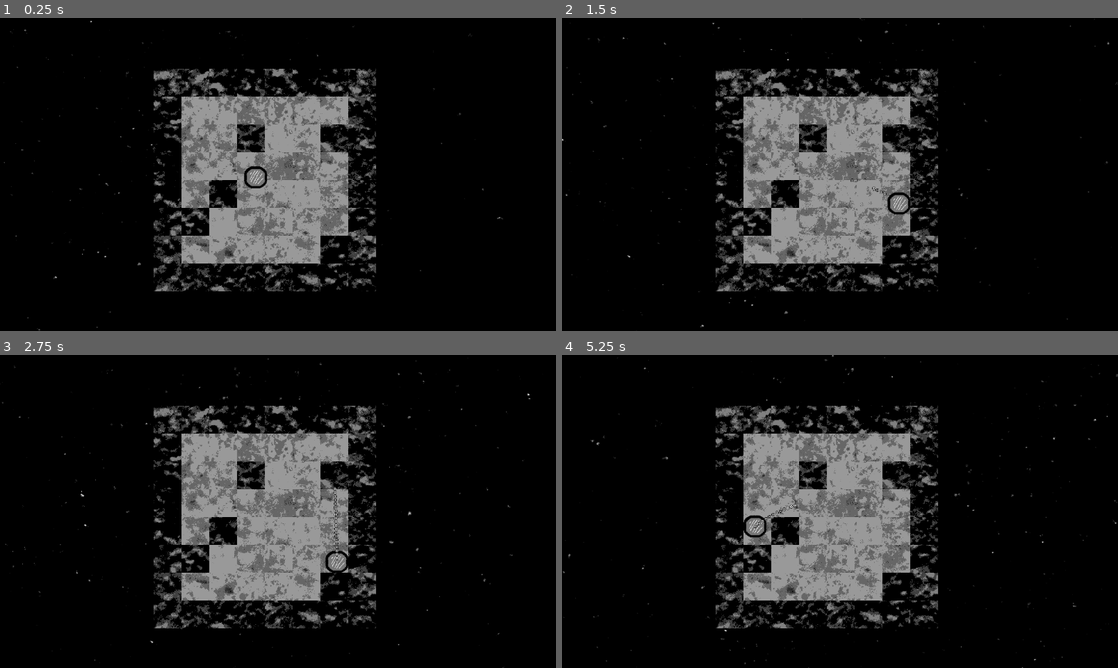
Above: before the commit, frames 1-4 (two rows, left to right).
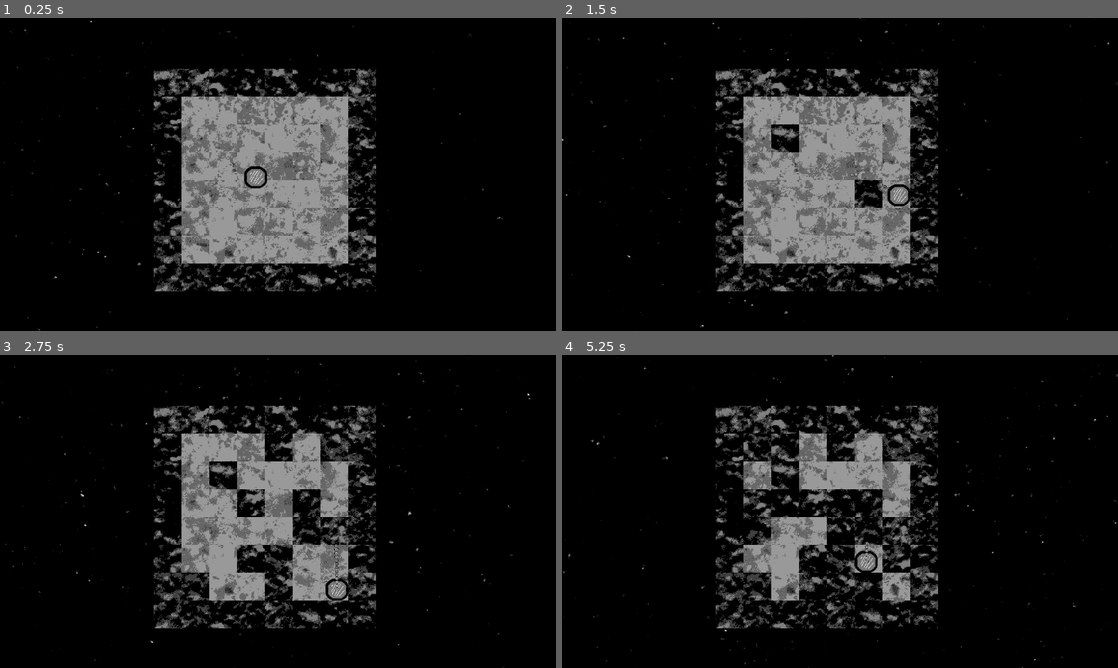
Above: after the commit, the same moments.

Repository: Indivicivet/ludumdare54
Game: Godot game, scene res://ludumdare54.tscn
The game is run twice, just before and just after one commit, with the same random seed, the same clock (stepped at 60 frames per second) and the same inputs.
Inputs (mouse positions are in pixels of both pictures, inside the frame that each line leads up to):
- Up to frame 1 (0.25 s): no input
- Up to frame 2 (1.5 s): move the mouse to (962, 158) at 0.52 s; press the mouse at (962, 158) at 0.53 s; hold Right (right) 0.53-1.28 s; move the mouse to (728, 190) at 1.27 s; release the mouse at (728, 190) at 1.28 s; hold Down (down) from 1.28 s (still down); click (728, 190) at 1.35 s
- Up to frame 3 (2.75 s): move the mouse to (333, 442) at 2.02 s; release Down (down) at 2.03 s; press the mouse at (333, 442) at 2.03 s; hold Right (right) from 2.03 s (still down)
- Up to frame 4 (5.25 s): move the mouse to (812, 574) at 2.77 s; release Right (right) at 2.78 s; release the mouse at (812, 574) at 2.78 s; hold Up (up) 2.78-3.53 s; click (812, 574) at 2.85 s; move the mouse to (1006, 558) at 3.52 s; press the mouse at (1006, 558) at 3.53 s; hold Left (left) 3.53-5.03 s; move the mouse to (673, 464) at 4.27 s; release the mouse at (673, 464) at 4.28 s; click (673, 464) at 4.35 s; move the mouse to (867, 511) at 5.02 s; press the mouse at (867, 511) at 5.03 s; hold Down (down) from 5.03 s (still down)

The runs differ from the first frame. In frame 1, 2.2% of the frame differs, in the area x 32-63%, y 34-79%; in frame 2, 3.3%; in frame 3, 7.0%; in frame 4, 11%, in the area x 32-63%, y 25-79%.

Commit message:
mechanics test - solidify stuff over time

Diff:
--- a/floor_or_block.gd
+++ b/floor_or_block.gd
@@ -4,6 +4,8 @@
 var sprite_floor = preload("res://graphics/tex3_0001__P2000288.png")
 
 var rng = RandomNumberGenerator.new()
+
+var charring = 0.0
 
 
 func solidify():
@@ -12,5 +14,11 @@
 
 
 func _ready():
-	if rng.randf() < 0.2:
+	charring = rng.randf()
+
+
+func _process(delta):
+	# print(charring)
+	charring += 0.1 * delta
+	if charring > 1:
 		solidify()
